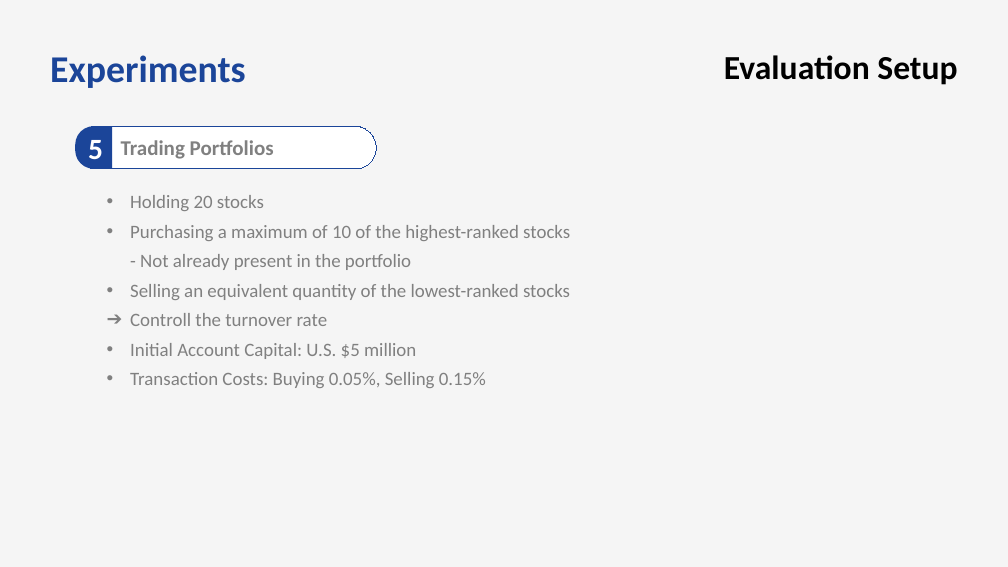
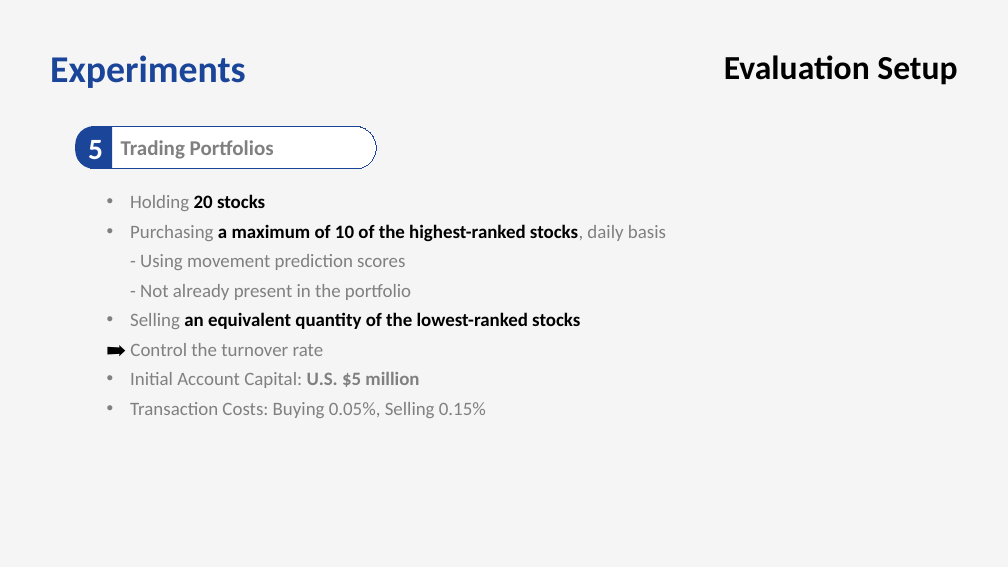
Before and after one commit to bts1991/study, a slide deck: slide 27 of 논문 Review/Others/paper_review.pptx. Drawn at 1008x567 pixels with LibreOffice and Linux fonts; fonts in the diff are those of the drawing. Boxes give left, top, right and bottom in pixels: in the first picture for what was removed or moved away, otherwise in the second. Text is boxed around its words. In the diff, an @@ line names an element or a change of style, - is before the commit and + after.

```diff
--- a/논문 Review/Others/paper_review.pptx
+++ b/논문 Review/Others/paper_review.pptx
@@ text at [130, 194, 580, 388]: text colour #808080 to #000000 in "20 stocks", "an equivalent quantity of the lowest-ranked stocks"; bold on in "20 stocks", "an equivalent quantity of the lowest-ranked stocks", "U.S. $5 million" @@
@@ text at [130, 224, 666, 300]: text changed @@
-  • Purchasing a maximum of 10 of the highest-ranked stocks
-    - Not already present in the portfolio
+  • Purchasing a maximum of 10 of the highest-ranked stocks, daily basis
+    - Using movement prediction scores
+    - Not already present in the portfolio
@@ text at [107, 343, 324, 356]: text changed @@
-  ➔ Controll the turnover rate
+  ➡️ Control the turnover rate
```
Also in this commit, not shown: 19 other slides changed, 1 slide added.
